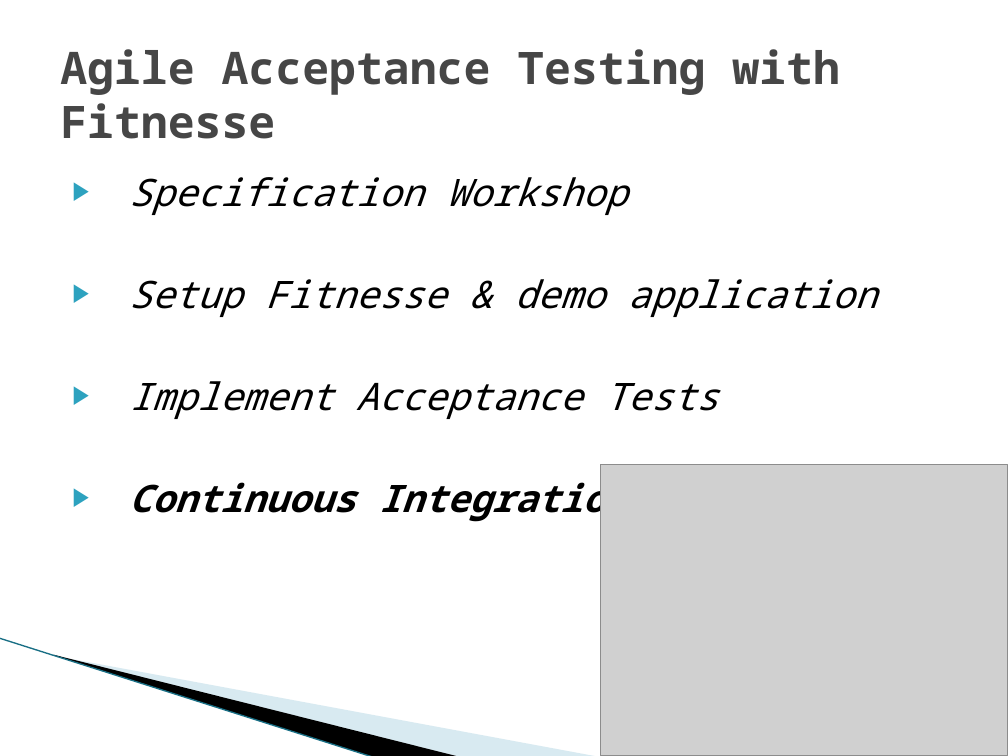
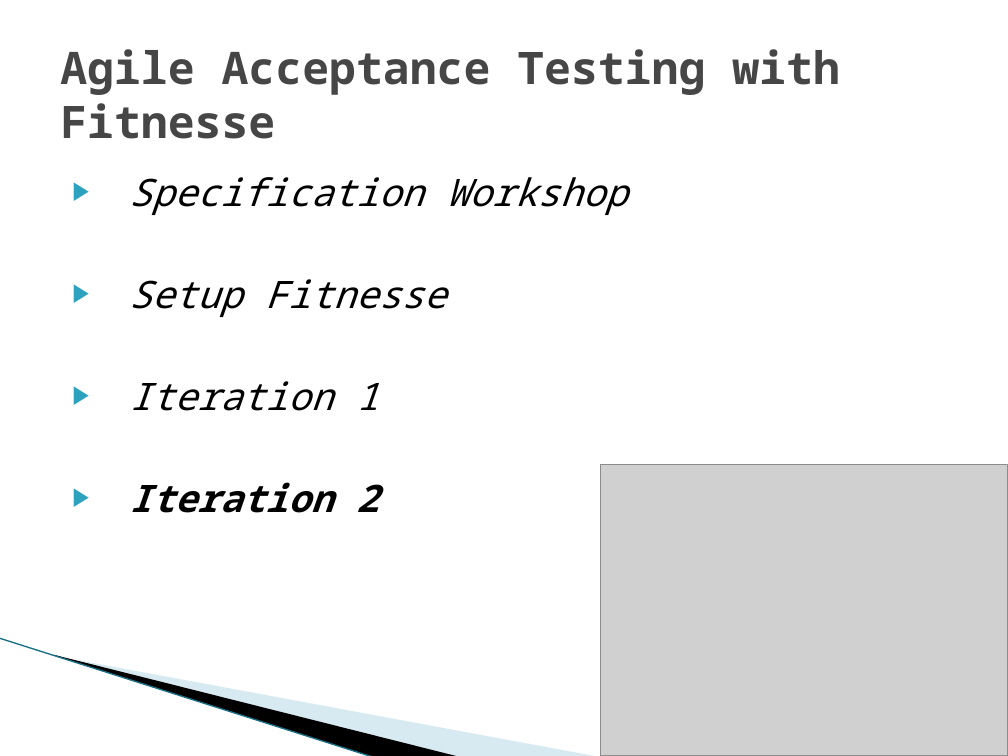
Before and after one commit to michelgrootjans/agileacceptancetesting, a slide deck: slide 16 of Slides/20090514_iLearn_AgileAcceptanceTesting.pptx. Drawn at 1008x756 pixels with LibreOffice and Linux fonts; fonts in the diff are those of the drawing; grey boxes stand for pictures; background and template pictures are left out. Boxes give left, top, right and bottom in pixels: in the first picture for what was removed or moved away, otherwise in the second. Text is boxed around its words. In the diff, an @@ line names an element or a change of style, - is before the commit and + after.

```diff
--- a/Slides/20090514_iLearn_AgileAcceptanceTesting.pptx
+++ b/Slides/20090514_iLearn_AgileAcceptanceTesting.pptx
@@ text at [129,279,446,513]: text changed @@
-▶ Setup Fitnesse & demo application
-▶ Implement Acceptance Tests
-▶ Continuous Integration
+▶ Setup Fitnesse
+▶ Iteration 1
+▶ Iteration 2
```
Also in this commit, not shown: 7 other slides changed, 2 slides added, 1 other file.
